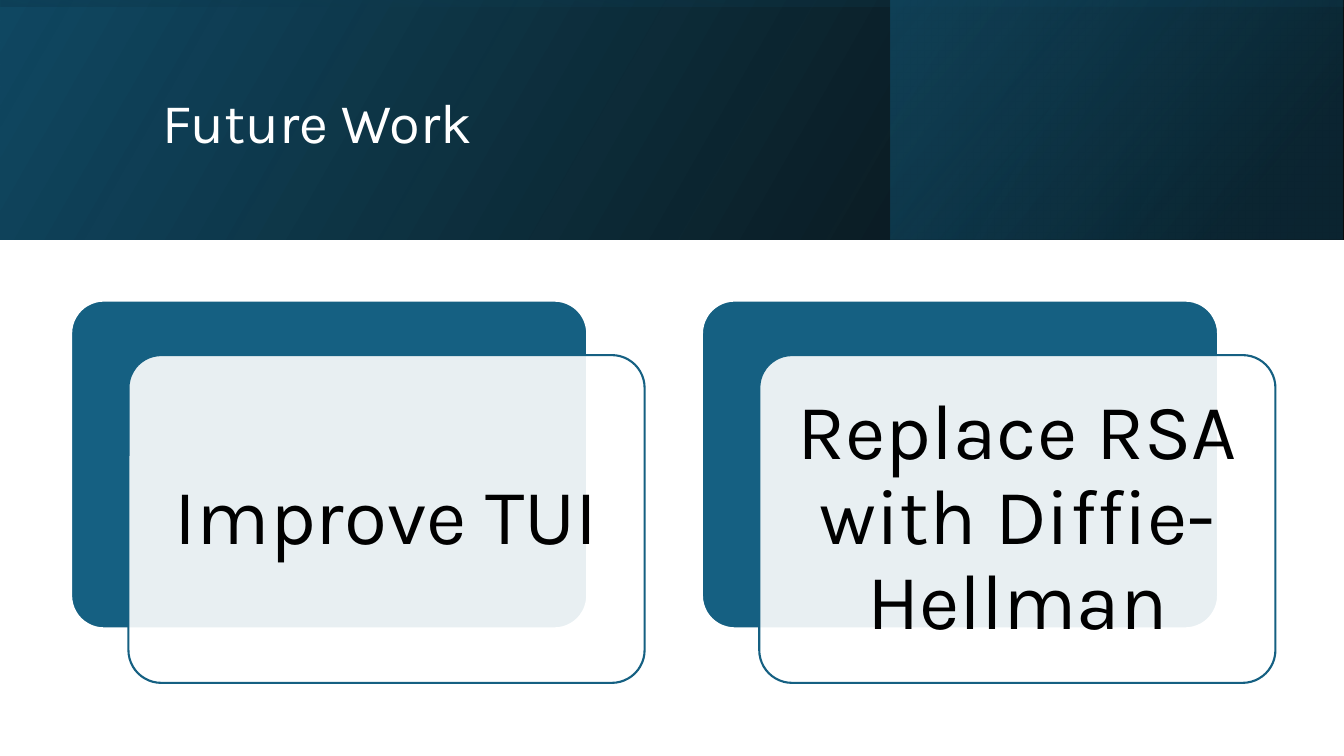
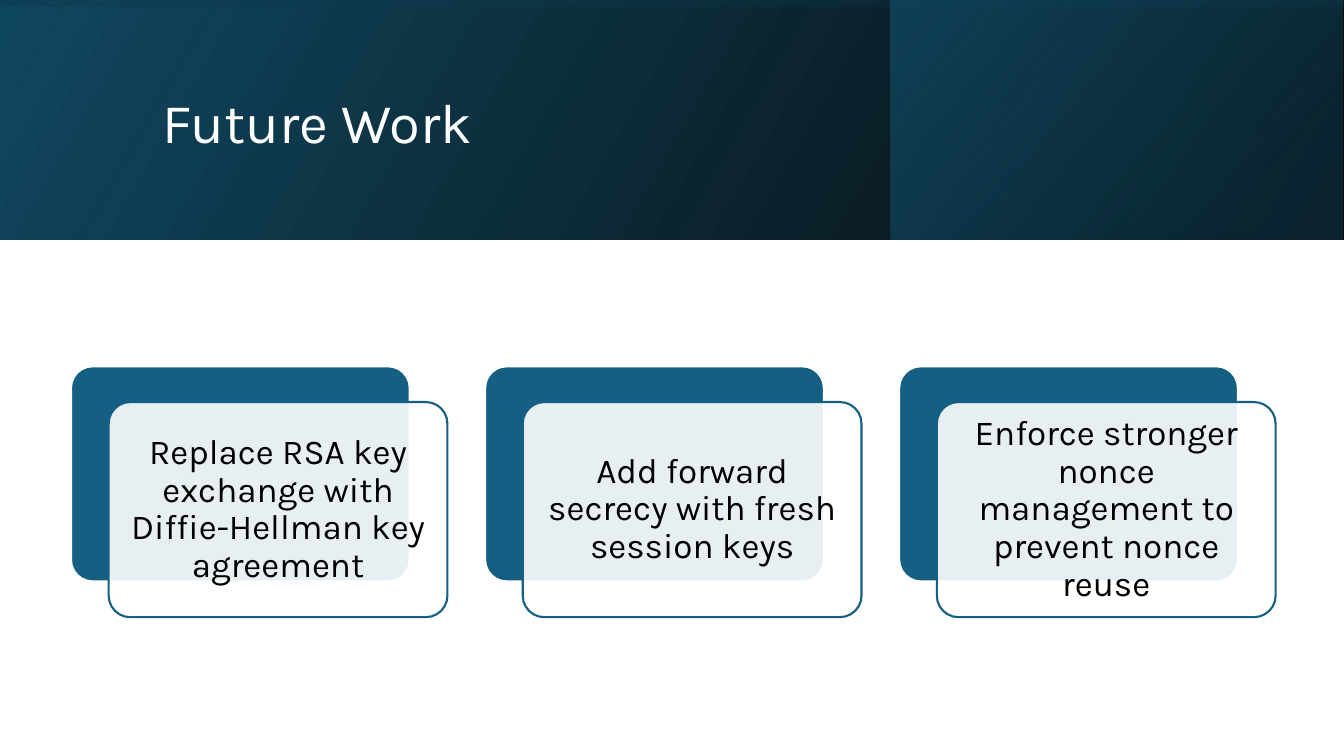
Before and after one commit to AidanLevy05/MATH447-ChatRoom, a slide deck: slide 34 of PowerPoint/MATH 447 Final Presentation.pptx (slide 33 before the commit). Drawn at 1344x756 pixels with LibreOffice and Linux fonts; fonts in the diff are those of the drawing. Boxes give left, top, right and bottom in pixels: in the first picture for what was removed or moved away, otherwise in the second. Text is boxed around its words. In the diff, an @@ line names an element or a change of style, - is before the commit and + after.

```diff
--- a/PowerPoint/MATH 447 Final Presentation.pptx
+++ b/PowerPoint/MATH 447 Final Presentation.pptx
@@ rounded rectangle: place and size @@
-rounded rectangle at box(72, 300, 588, 628)
+rounded rectangle at box(71, 366, 409, 581)
@@ rounded rectangle: place and size @@
-rounded rectangle at box(702, 300, 1218, 628)
+rounded rectangle at box(899, 366, 1238, 581)
@@ rounded rectangle: place and size @@
-rounded rectangle at box(128, 355, 644, 683)
+rounded rectangle at box(109, 402, 448, 617)
@@ rounded rectangle: place and size @@
-rounded rectangle at box(759, 355, 1275, 683)
+rounded rectangle at box(937, 402, 1275, 617)
@@ text at box(131, 440, 425, 586): text changed; size 56 to 25 pt @@
-Replace RSA with Diffie-Hellman
+Replace RSA key exchange with Diffie-Hellman key agreement
@@ group added at box(485, 366, 1238, 617): 2 rounded rectangles, 2 texts @@
+Add forward secrecy with fresh session keys
+Enforce stronger nonce management to prevent nonce reuse
@@ text removed at box(175, 494, 597, 563) @@
-Improve TUI
```
Also in this commit, not shown: 5 other slides changed, 1 slide added.
